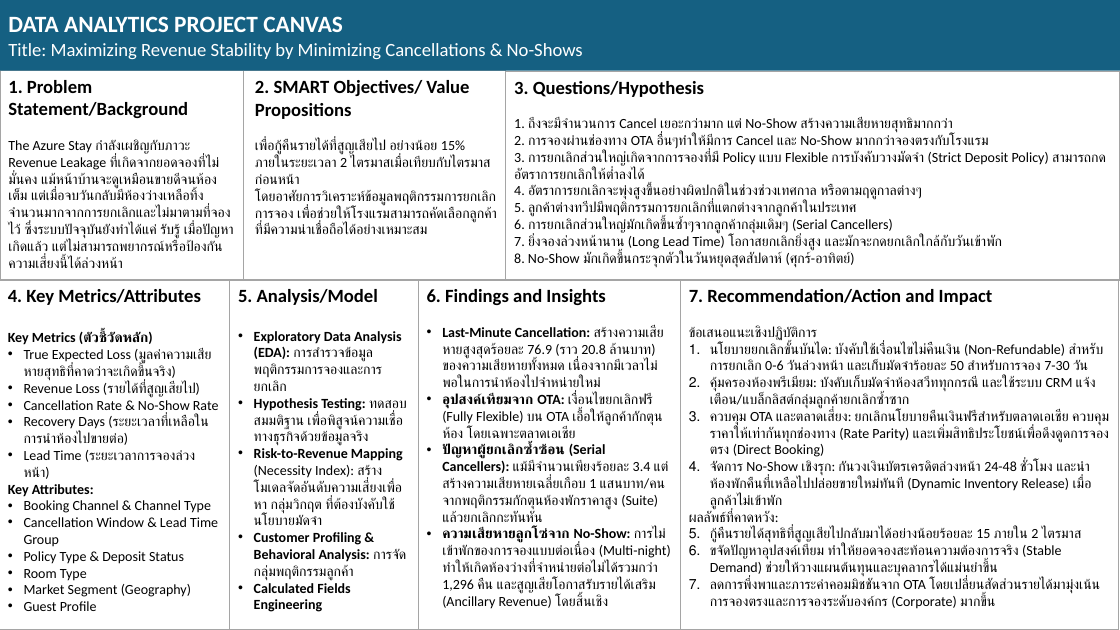
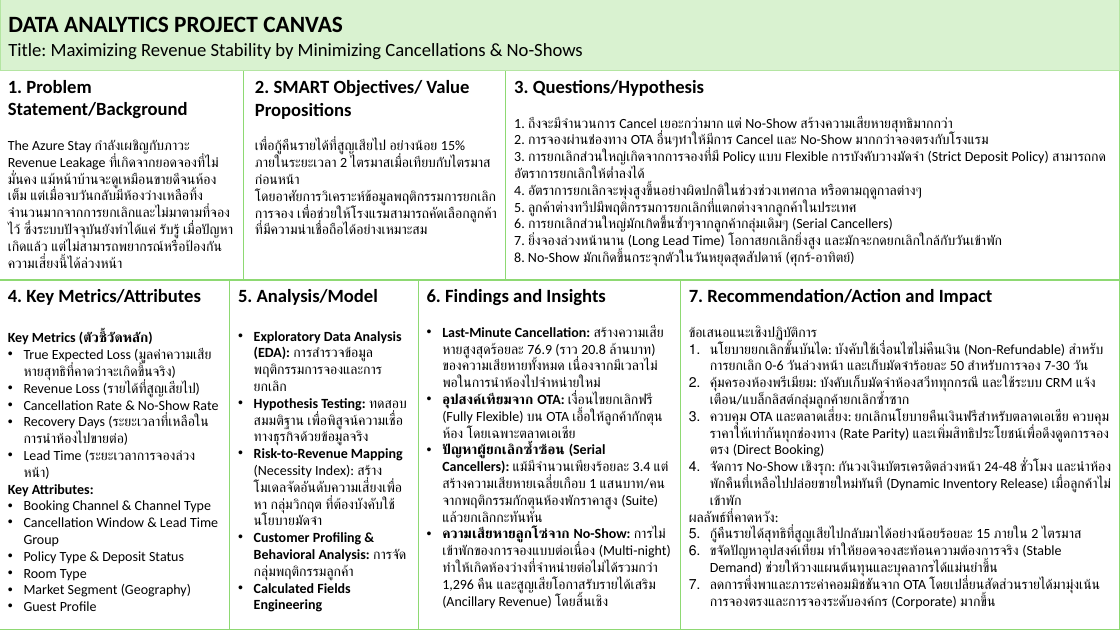
Before and after one commit to thongfuu/Hotel_Revenue_Leakage_Management_Project, a slide deck: slide 1 of docs/project_canvas/Project Canvas.pptx. Drawn at 1120x630 pixels with LibreOffice and Linux fonts; fonts in the diff are those of the drawing. Boxes give left, top, right and bottom in pixels: in the first picture for what was removed or moved away, otherwise in the second. Text is boxed around its words. In the diff, an @@ line names an element or a change of style, - is before the commit and + after.

Commit message:
update project canvas

```diff
--- a/docs/project_canvas/Project Canvas.pptx
+++ b/docs/project_canvas/Project Canvas.pptx
@@ rectangle "DATA ANALYTICS PROJECT CANVAS" at bbox=[0, 0, 1120, 71]: text colour #FFFFFF to #000000; fill #156082 to #D9F2D0; outline none to #B4E5A2 0.75 pt @@
@@ outline #A5A5A5 1 pt to #8ED973 1 pt in 7 elements at bbox=[0, 280, 229, 630], bbox=[229, 280, 418, 630], bbox=[418, 280, 681, 630], bbox=[681, 280, 1120, 630], bbox=[0, 71, 244, 280], bbox=[506, 71, 1120, 280], bbox=[244, 71, 506, 280] @@
```
Also in this commit, not shown: 2 other files.
